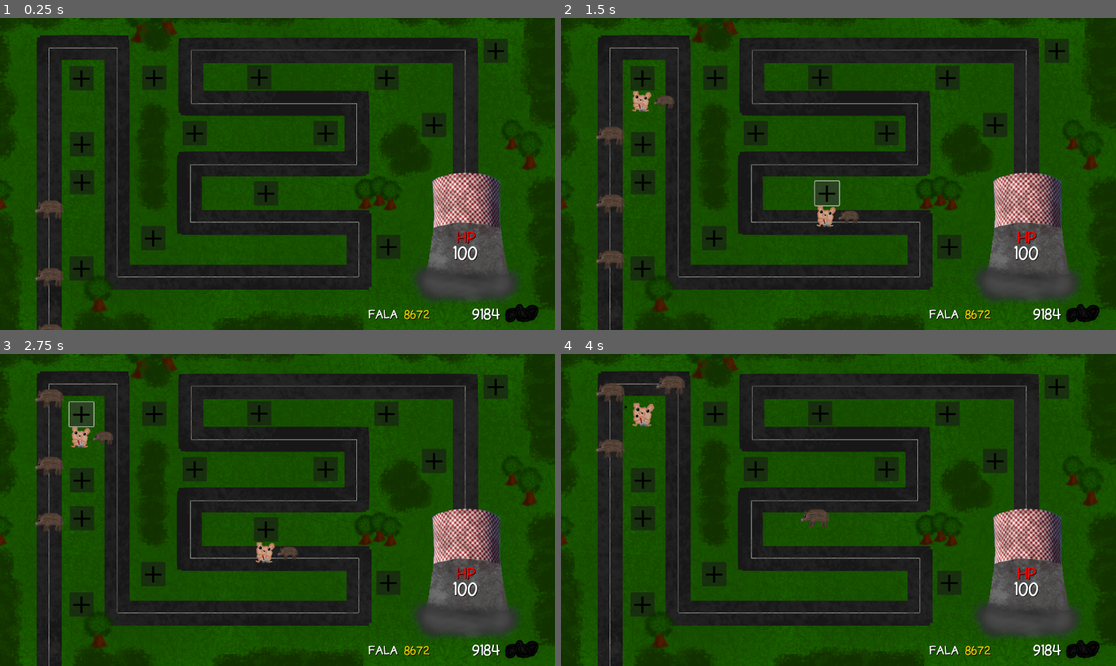
Above: before the commit, frames 1-4 (two rows, left to right).
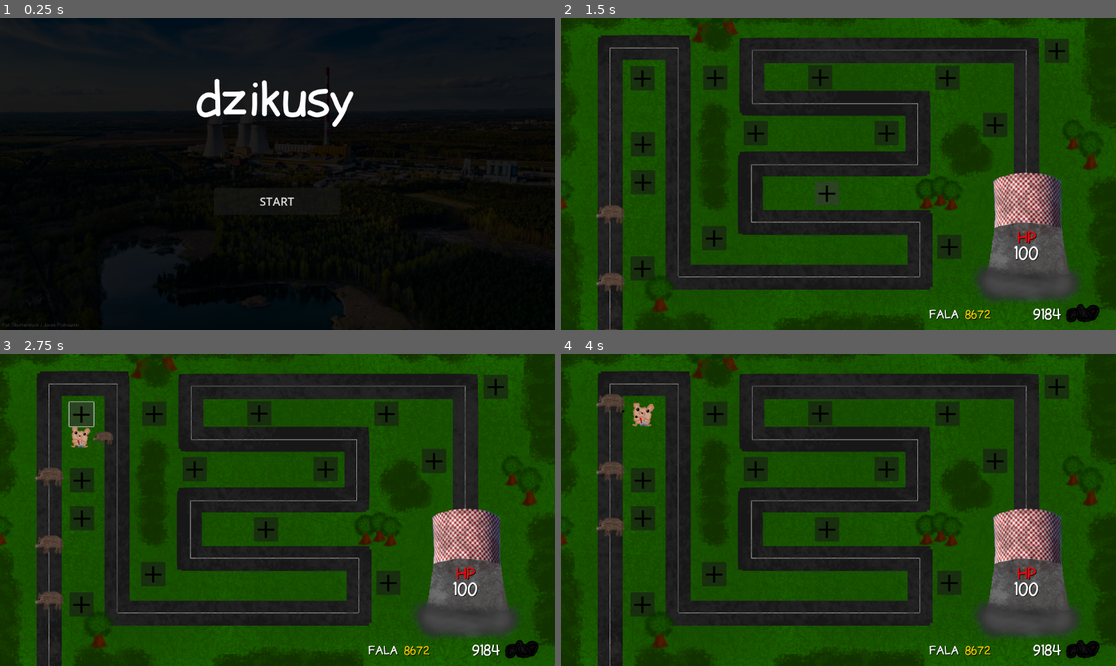
Above: after the commit, the same moments.

Repository: niejajestem/hackathon_ckziu
Game: Godot game, scene res://scenes/mainmenuUI.tscn
Two runs of this game, one before a commit and one after it. Both use one fixed random seed, a clock stepped at 60 frames per second and the inputs below. Before the commit the project starts from res://scenes/map.tscn.
Inputs (mouse positions are in pixels of both pictures, inside the frame that each line leads up to):
- Up to frame 1 (0.25 s): no input
- Up to frame 2 (1.5 s): click (644, 77) at 0.52 s; click (838, 202) at 1.25 s, where only the run after the commit has a clickable "START"
- Up to frame 3 (2.75 s): click (83, 413) at 2.02 s
- Up to frame 4 (4 s): click (638, 438) at 2.77 s; click (849, 553) at 3.52 s

The runs differ from the first frame. In frame 1, 82% of the frame differs, in the area x 0-100%, y 0-100%; in frame 2, 1.5%; in frame 3, 1.4%; in frame 4, 1.6%.

Commit message:
Fix drwal img

Diff:
--- a/new-game-project/project.godot
+++ b/new-game-project/project.godot
@@ -11,7 +11,7 @@
 [application]
 
 config/name="Hackathon_td"
-run/main_scene="uid://kg2stjr66a2v"
+run/main_scene="uid://b258uwjcqde84"
 config/features=PackedStringArray("4.4", "Forward Plus")
 config/icon="res://icon.svg"
 
--- a/new-game-project/scenes/map.tscn
+++ b/new-game-project/scenes/map.tscn
@@ -477,7 +477,7 @@
 loop = false
 
 [node name="Node2D3" parent="Path2D" instance=ExtResource("6_2lpho")]
-position = Vector2(102, 425.867)
+position = Vector2(102, 425.868)
 progress = 257.133
 rotates = false
 loop = false
Not shown: 1 places in new-game-project/scenes/map.tscn that only renumber resources
Binary file changed: new-game-project/sprites/drwal.png
Not shown, changed: new-game-project/sprites/drwal.xcf
